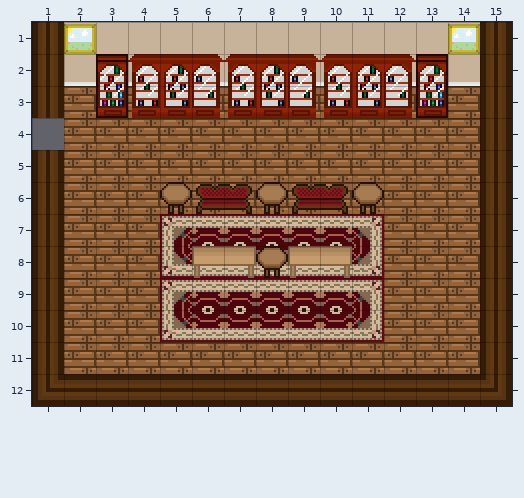
Tiled map, stored at extras/resources/maps/reception.tmx. The picture above is the old version.
Cells are 16x16 px. Shown: x 1..15, y 1..12.
After the commit:
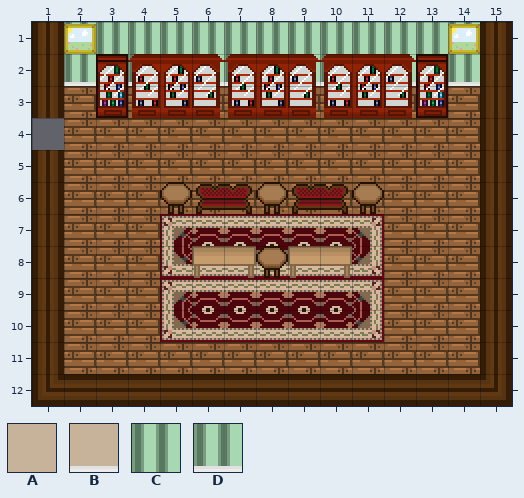
Key: from "firstanduppertileset": A 64, B 76, C 89, D 101.
_ is an empty cell, . an unchanged one.
Difference:
--- layer "wall"
@@ x 2..14 @@
- 1 AAAAAAAAAAAAA
- 2 B.B.BB.BB.B.B
+ 1 CCCCCCCCCCCCC
+ 2 D.D.DD.DD.D.D
